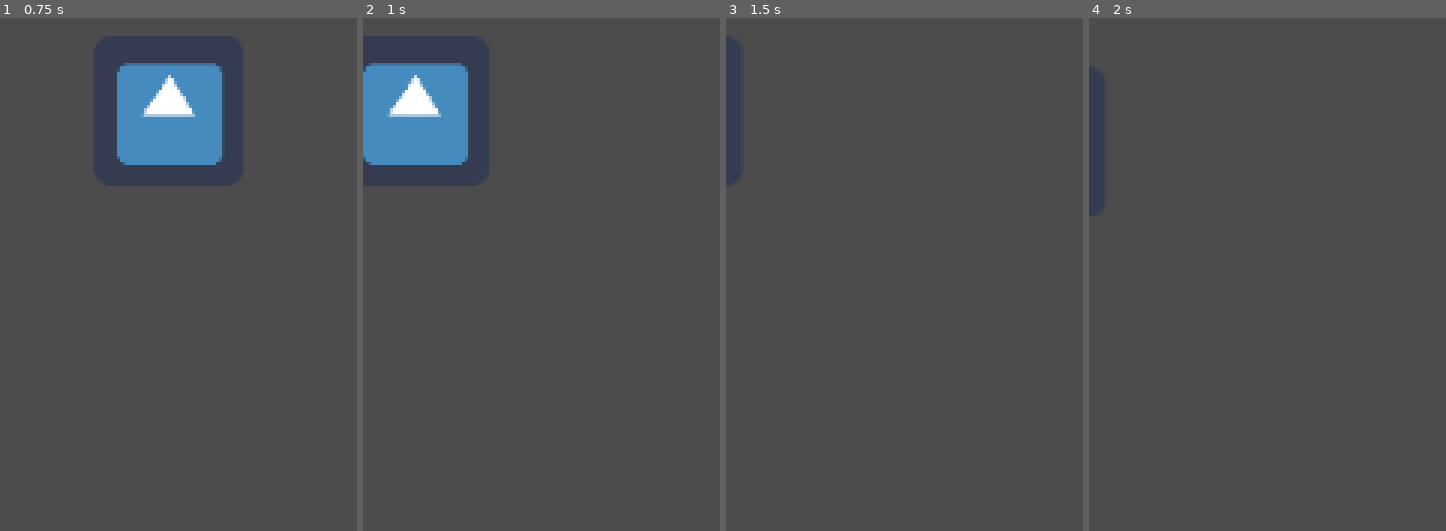
Above: before the commit, frames 1-4 (left to right).
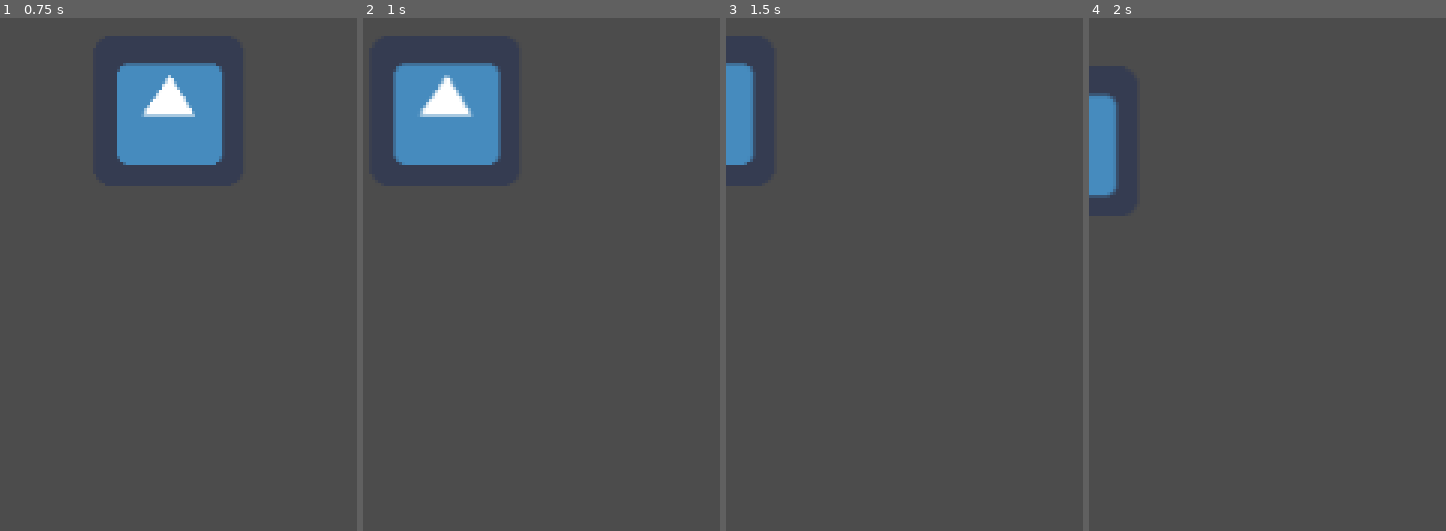
Above: after the commit, the same moments.

Repository: ygda-org/summer23
Game: Godot game, scene res://Areas/Tutorial.tscn
Two runs of this game, one before a commit and one after it. Both use one fixed random seed, a clock stepped at 60 frames per second and the inputs below. The project has no main scene, so this scene is started directly. The engine's default icon, where the game draws it, is replaced by a stand-in: a white triangle on a blue panel in a dark square.
Inputs:
- Up to frame 1 (0.75 s): tap Enter at 0.5 s; hold A (a) from 0.53 s (still down)
- Up to frame 2 (1 s): keep holding A (a); tap D (d) at 0.8 s
- Up to frame 3 (1.5 s): release A (a) at 1.28 s; tap D (d) at 1.35 s
- Up to frame 4 (2 s): tap S (s) at 1.55 s

Frame 1 is identical in both runs. In frame 2, 4.8% of the frame differs, in the area x 0-39%, y 8-29%; in frame 3, 1.6%; in frame 4, 1.7%.

Commit message:
Fixed Horrible Movement
Played can now move diagonally

Diff:
--- a/Player.gd
+++ b/Player.gd
@@ -8,11 +8,11 @@
 	velocity = Vector2.ZERO
 	if Input.is_action_pressed("a"):
 		velocity.x -= 1
-	elif Input.is_action_pressed("d"):
+	if Input.is_action_pressed("d"):
 		velocity.x += 1
-	elif Input.is_action_pressed("w"):
+	if Input.is_action_pressed("w"):
 		velocity.y -= 1
-	elif Input.is_action_pressed("s"):
+	if Input.is_action_pressed("s"):
 		velocity.y += 1
 	velocity = velocity.normalized() * speed
 
